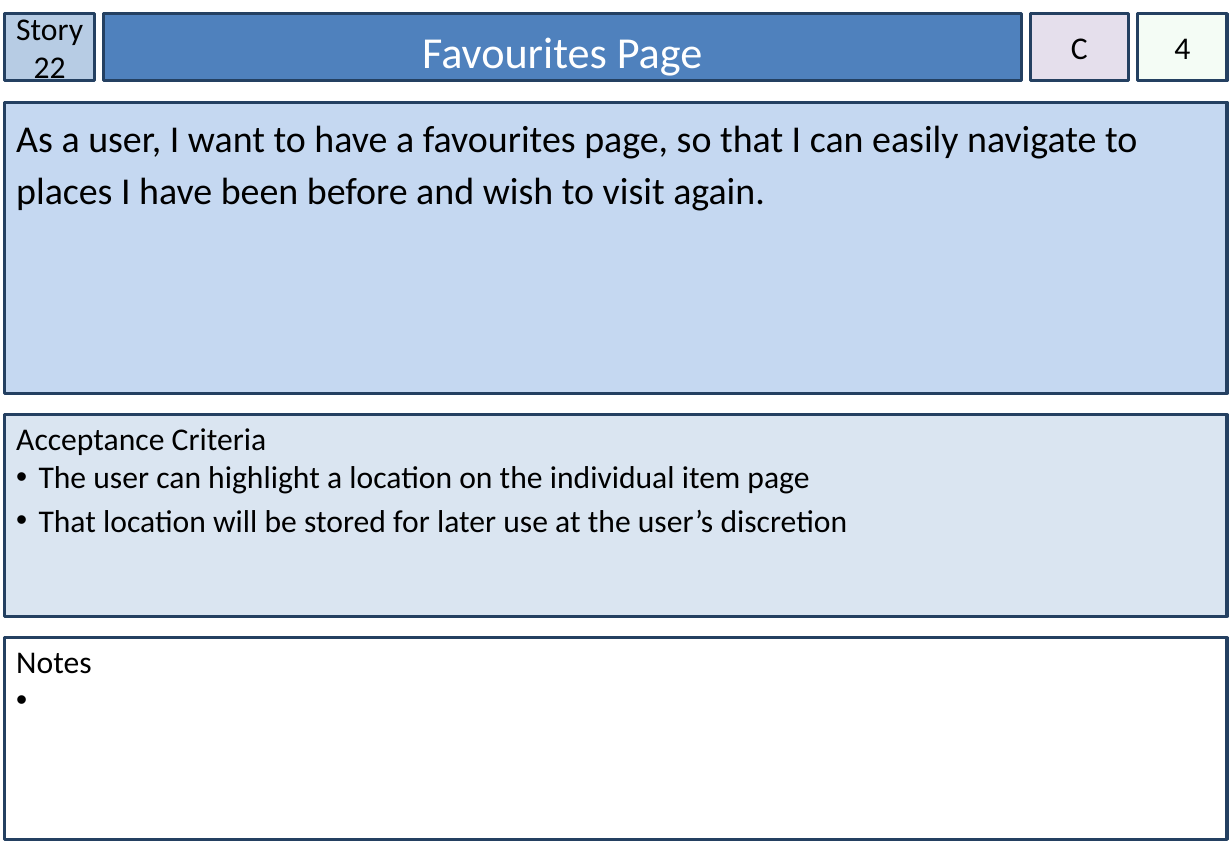
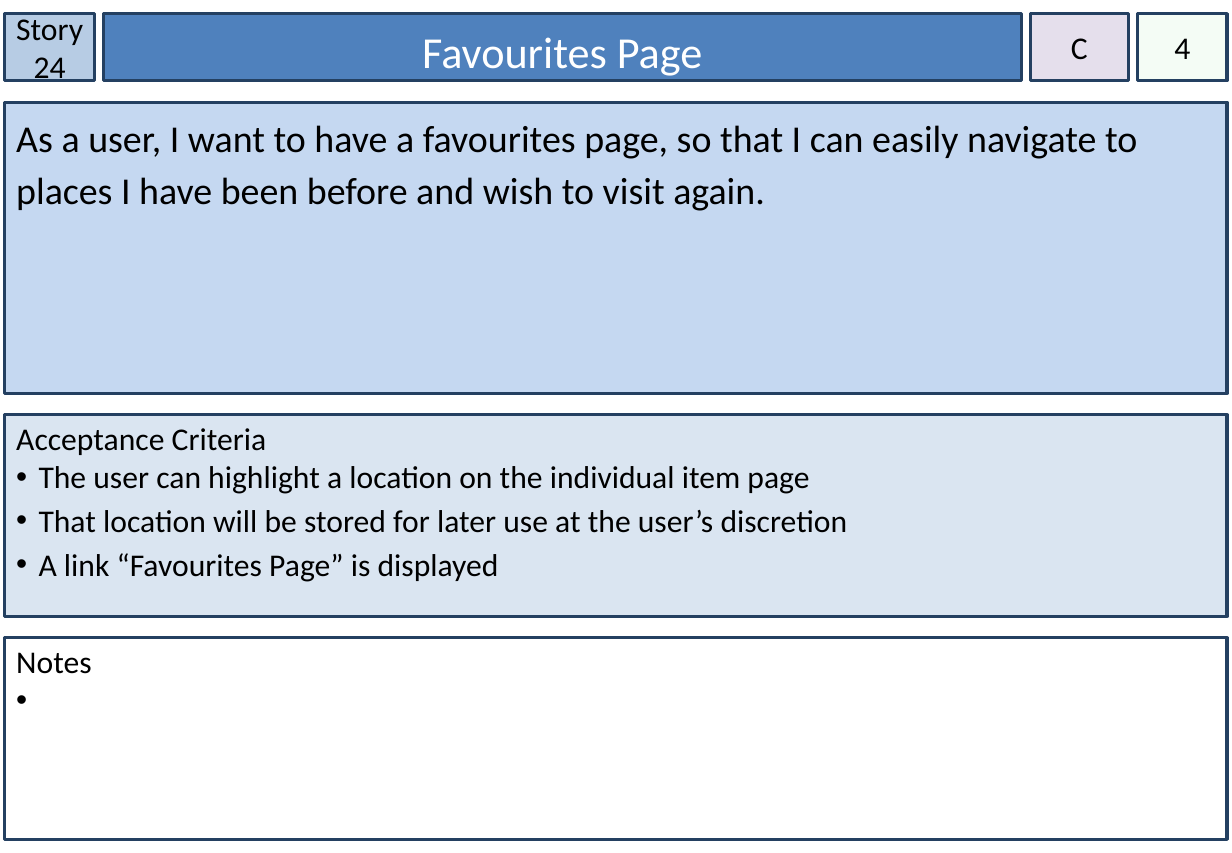
Before and after one commit to NickIsReady/Group-68-Web-System, a slide deck: slide 25 of Group 68 Story Cards.pptx (slide 23 before the commit). Drawn at 1232x853 pixels with LibreOffice and Linux fonts; fonts in the diff are those of the drawing. Boxes give left, top, right and bottom in pixels: in the first picture for what was removed or moved away, otherwise in the second. Text is boxed around its words. In the diff, an @@ line names an element or a change of style, - is before the commit and + after.

```diff
--- a/Group 68 Story Cards.pptx
+++ b/Group 68 Story Cards.pptx
@@ text in rectangle at <box>16,14,83,87</box>: text changed @@
-Story 22
+Story 24
@@ text in rectangle at <box>39,553,499,582</box>: paragraph added @@
+• A link “Favourites Page” is displayed
```
Also in this commit, not shown: 17 other slides changed, 12 slides added, 1 other file.
